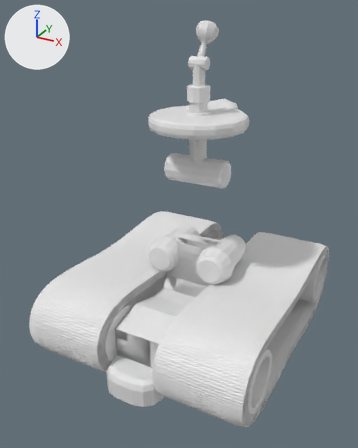
Before and after pictures for a commit that changed the Blender file models/robot_tracks2.blend.
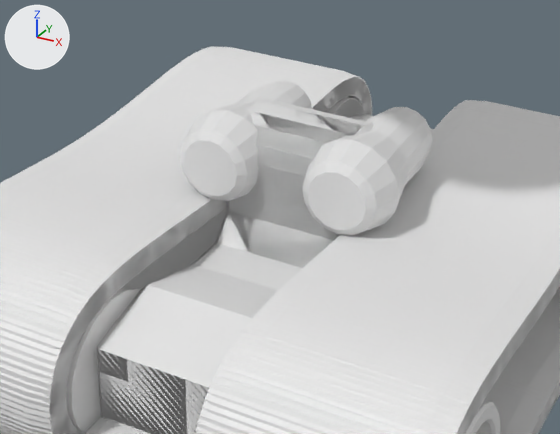
Each version is shown whole from a camera (50 mm lens) standing at (0.749, -1.497, 0.855) and looking at (-0.037, -0.068, 0.141), then close up on the part from 22% to 83% of the width and 43% to 81% of the height. The axes (+X, +Y, +Z) are drawn at upper left. The lights are the same throughout.

Objects in the first close-up: 'Base_01', 'Base_03', 'Base_04', 'Head', 'Tracks_00', 'Tracks_01', 'Tracks_02', 'Tracks_03', 'Tracks_04', 'Tracks_05', 'Tracks_06'.
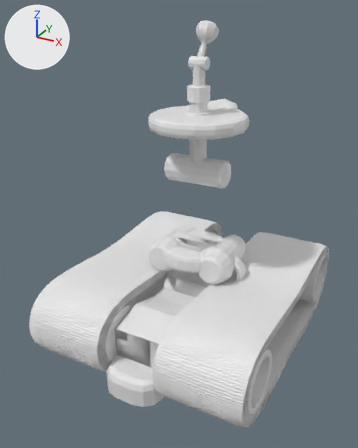
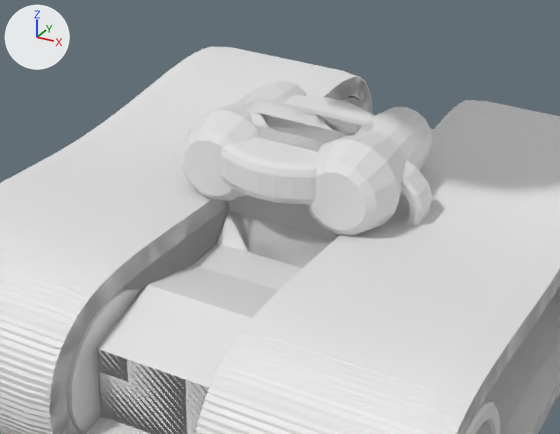
Location of each change, [x1, y1, x2, y2] in pixels of the close-ups (560 x 434 px):
'CounterPressurizer', added: after [220, 95, 432, 226]

The edits, one by one:
Mesh me_cylinder_004 is new.
It has 358 vertices, 320 faces and spans x -0.172..0.157, y -0.128..0.128, z -0.08..0.043.
Object 'CounterPressurizer' (ob_counterpressurizer) is new; it shows me_cylinder_004.
Its location is (0.037, 0.0, 0.0).
Its scale is (0.999, 0.999, 0.999).
